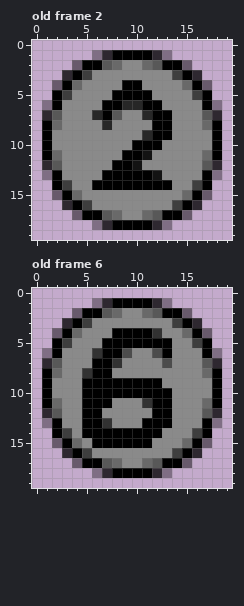
Edited in one commit: pixel-art file (Assets/Sprites/Mana/Numeric Pips.aseprite). Above is the file before it was changed.
20x20 pixels, 6 frames. Colours within 5 levels of each other are drawn and written as one. Shown: old frame 2, old frame 6. The commit also changed other frames, which this record leaves out.
After:
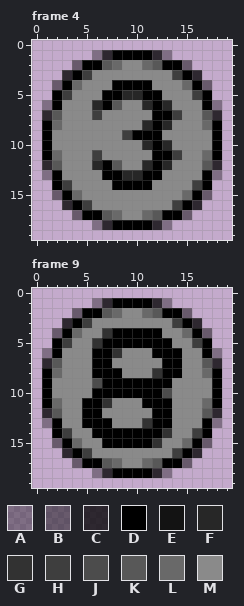
Palette (. is transparent): A #0000005a  B #00000078  C #000000c3  D #000000  E #131313  F #272727  G #323232  H #3e3e3e  J #4c4c4c  K #585858  L #696969  M #8a8a8a
A new or re-ordered frame is compared with the old frame closest to it.
From old to new:
frames 6 -> 10
Changed rows in their new state; - is an unchanged pixel.
Frame 4 is new; against old frame 2, layer "Symbol":
first column x 6:
 4 --D--D---
 5 -D-FF-D--
 6 F-KMMF-F-
 7 HMM--M--H
 8 -M---F-F-
 9 ---HDD-M-
10 ----MF-F-
11 H--MMMDDH
12 FDKMMFDF-
13 ---FF-D--
14 MM----MM-
Frame 9 is new; against old frame 6, layer "Symbol":
first column x 5:
 4 --G----D--
 5 -G--------
 6 -D-GM--D-D
 7 ---M----DD
 8 M--D---GDD
 9 MJ------D-
10 M-------J-
11 --G---D---
13 --D---G---
14 M-------G-
15 -M-----G--
